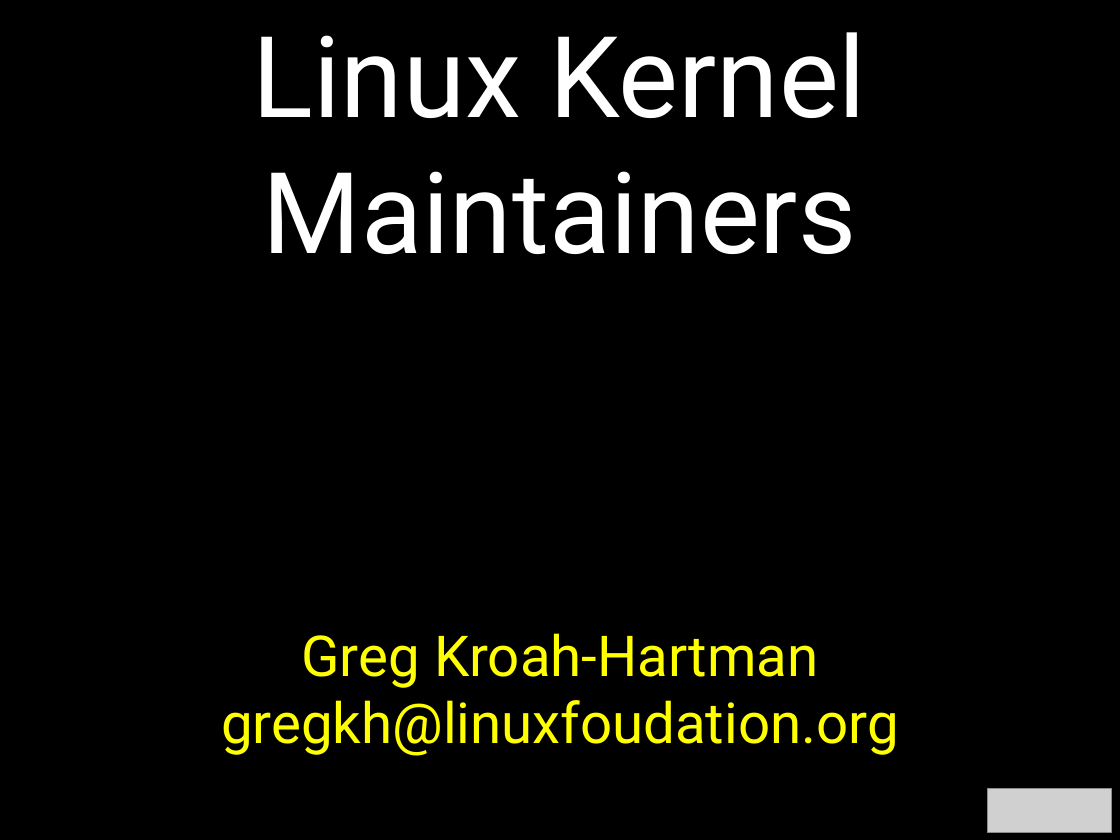
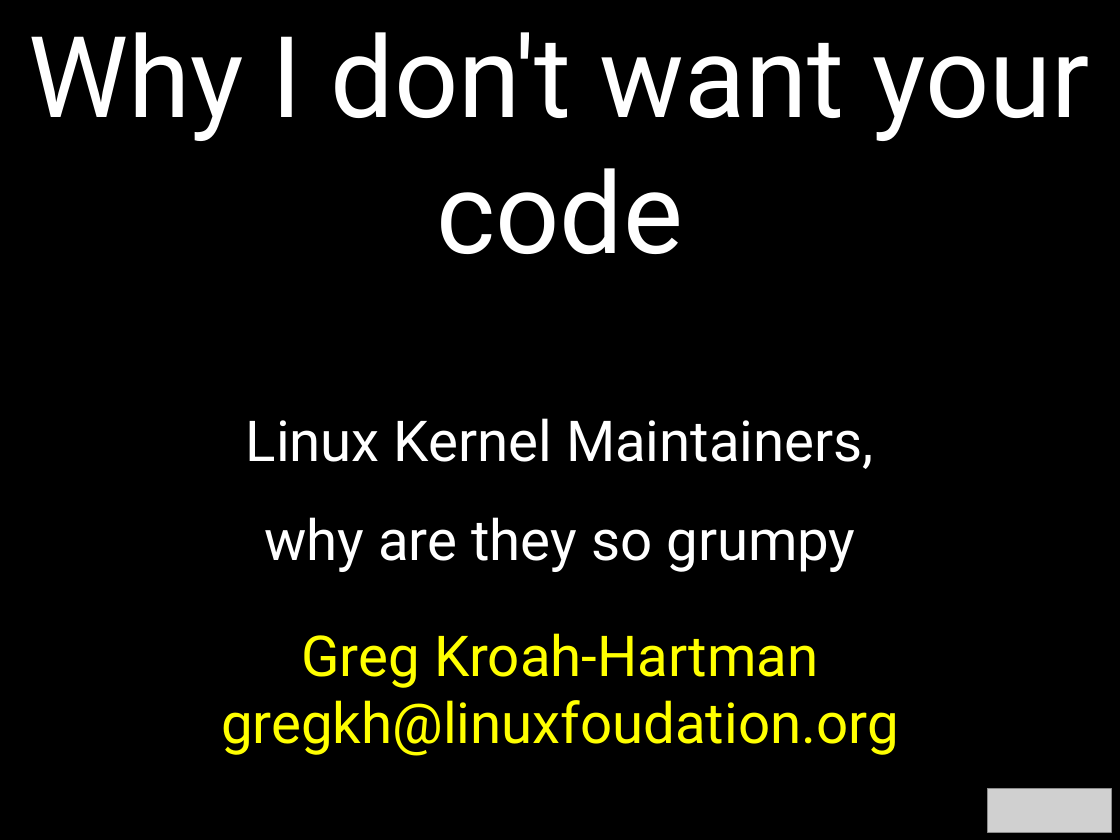
Before and after one commit to gregkh/presentation-linux-maintainer, a slide deck: slide 1 of maintainer.odp. Drawn at 1120x840 pixels with LibreOffice and Linux fonts; fonts in the diff are those of the drawing; grey boxes stand for pictures. Boxes give left, top, right and bottom in pixels: in the first picture for what was removed or moved away, otherwise in the second. Text is boxed around its words. In the diff, an @@ line names an element or a change of style, - is before the commit and + after.

```diff
--- a/maintainer.odp
+++ b/maintainer.odp
@@ text at bbox=[28, 32, 1090, 572]: text changed; size 80 to 40 pt @@
-Linux Kernel Maintainers
+Why I don't want your code
+Linux Kernel Maintainers,
+why are they so grumpy
```
Also in this commit, not shown: 14 other slides changed, 2 slides added, 1 slide removed, 2 other files.
